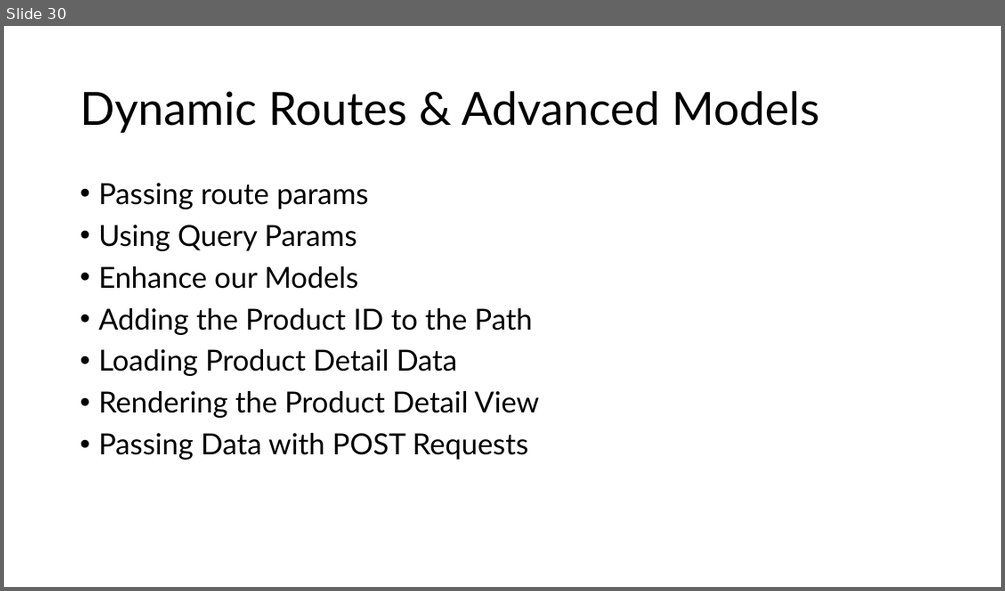
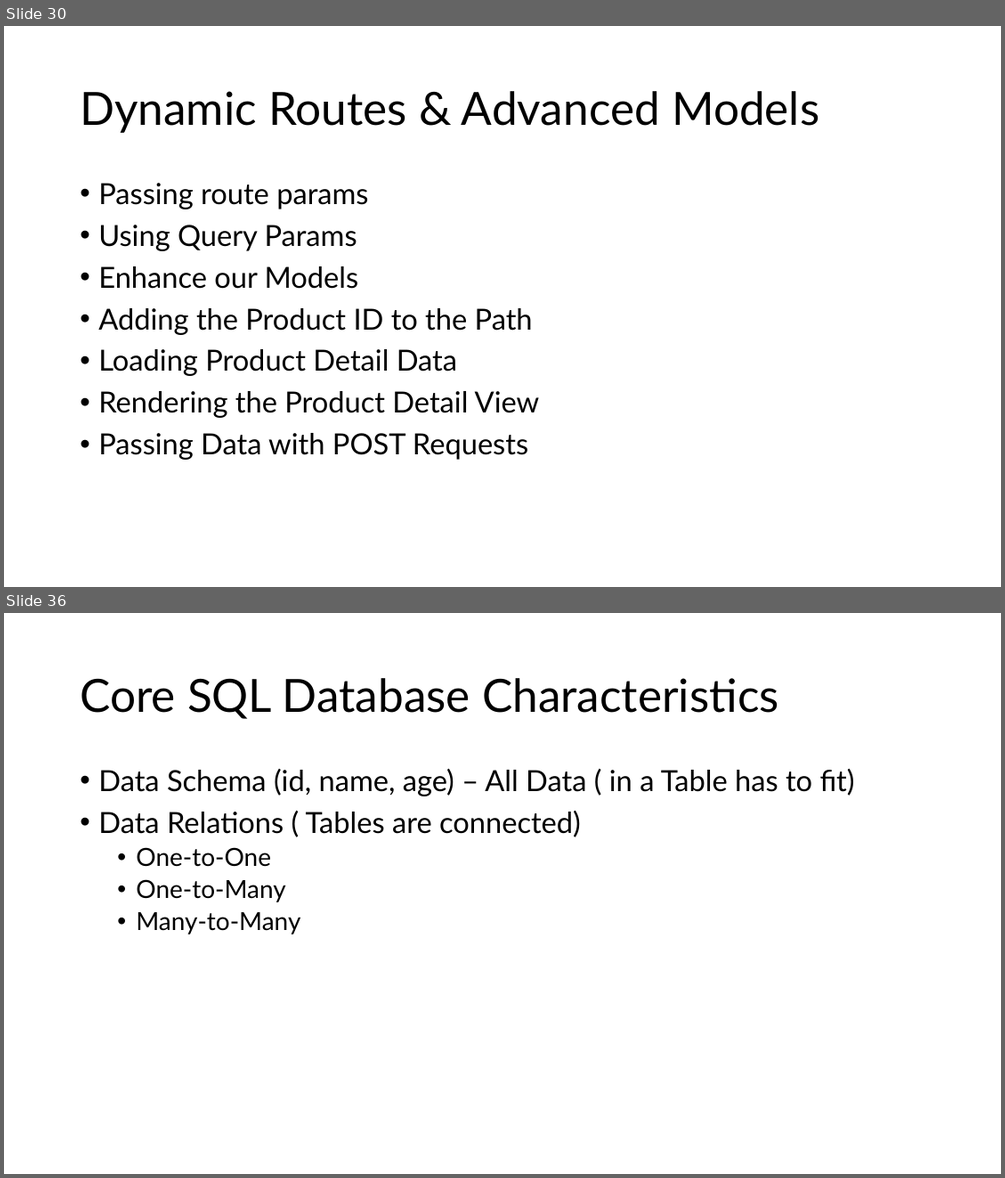
Before and after one commit to PiyushChaturvedii/Batch06, a slide deck: Node/node.pptx. Shown one above the other, each under a label of ours: slide 30 before the commit, slides 30 and 36 after it; the slides between them are not shown. The pictures are 1005x591 and 1005x1178 pixels, drawn with LibreOffice and Linux fonts; fonts in the diff are those of the drawing. Boxes give left, top, right and bottom in pixels: in the first picture for what was removed or moved away, otherwise in the second. Text is boxed around its words. In the diff, an @@ line names an element or a change of style, - is before the commit and + after.

```diff
--- a/Node/node.pptx
+++ b/Node/node.pptx
@@ slide 36 added at [4, 613, 1001, 1174], background #FFFFFF @@
@@ title added at [80, 678, 779, 719], 44 pt, text #000000 @@
+Core SQL Database Characteristics
@@ text added at [98, 769, 855, 934], 28 pt, text #000000 @@
+• Data Schema (id, name, age) – All Data ( in a Table has to fit)
+• Data Relations ( Tables are connected)
+  • One-to-One
+  • One-to-Many
+  • Many-to-Many
```
Also in this commit, not shown: 1 slide changed, 9 other slides added, 35 other files.
